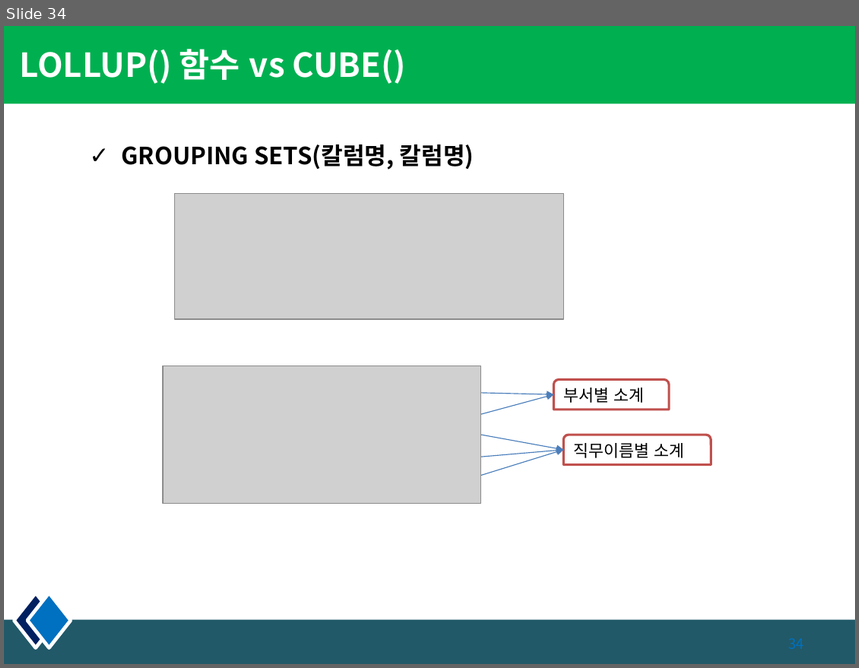
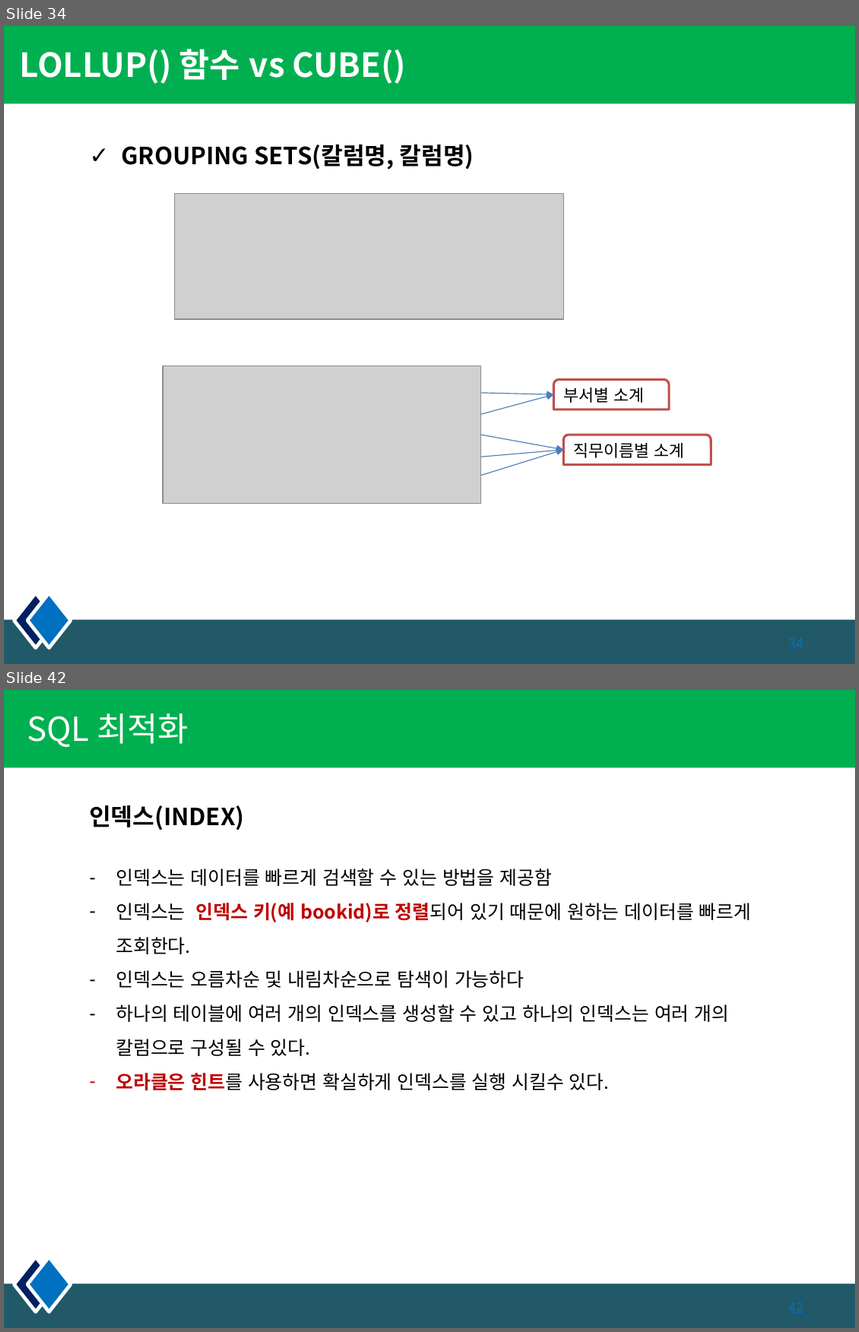
Before and after one commit to kiyongee2/green_project_web, a slide deck: db_ppt/5장. 함수.pptx. Shown one above the other, each under a label of ours: slide 34 before the commit, slides 34 and 42 after it; the slides between them are not shown. The pictures are 859x668 and 859x1332 pixels, drawn with LibreOffice and Linux fonts; fonts in the diff are those of the drawing; grey boxes stand for pictures. Boxes give left, top, right and bottom in pixels: in the first picture for what was removed or moved away, otherwise in the second. Text is boxed around its words. In the diff, an @@ line names an element or a change of style, - is before the commit and + after.

```diff
--- a/db_ppt/5장. 함수.pptx
+++ b/db_ppt/5장. 함수.pptx
@@ slide 42 added at box(4, 690, 855, 1328), background #FFFFFF; not listed: 4 template elements that a slide beside it also shows @@
@@ title added at box(28, 714, 188, 747), 28 pt, text #FFFFFF @@
+SQL 최적화
@@ text added at box(89, 806, 244, 830), 20 pt, text #000000, bold @@
+인덱스(INDEX)
@@ text added at box(116, 869, 752, 1091), 16 pt, text #000000 @@
+– 인덱스는 데이터를 빠르게 검색할 수 있는 방법을 제공함
+– 인덱스는 인덱스 키(예 bookid)로 정렬되어 있기 때문에 원하는 데이터를 빠르게 조회한다.
+– 인덱스는 오름차순 및 내림차순으로 탐색이 가능하다
+– 하나의 테이블에 여러 개의 인덱스를 생성할 수 있고 하나의 인덱스는 여러 개의 칼럼으로 구성될 수 있다.
+– 오라클은 힌트를 사용하면 확실하게 인덱스를 실행 시킬수 있다.
```
Also in this commit, not shown: 9 other slides added, 7 other files.
